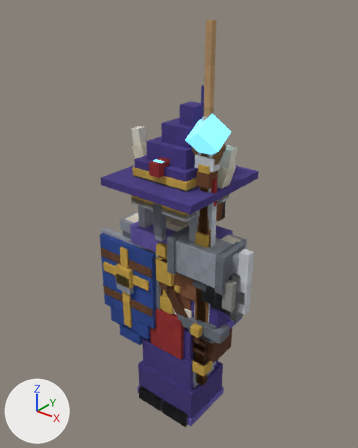
What one commit did to the glTF model assets/equipment/dryad_equipment.glb.
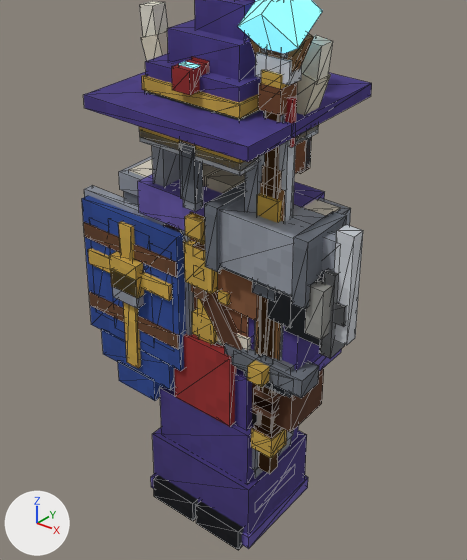
Each version is shown whole from a 50 mm camera at (1.7, -2.14, 2.71) aimed at (-0.04, 0.03, 1.37), then close up on the part from 15% to 87% of the width and 28% to 97% of the height. The lights are fixed; the arrows at lower left show +X, +Y and +Z. The last two pictures show the newer version. The close-ups show mesh edges as thin lines. Where no turn or scale is listed for an object, it has been applied to the vertices.

Names of what the first close-up shows: 'ArmR__shield_iron', 'HandL__axe', 'HandL__staff', 'HandL__sword_iron', 'HandL__war_hammer', 'Head__horned_helmet', 'Head__iron_helmet', 'Head__mage_hat', 'Root__mage_robe', 'Torso__iron_armor', 'Torso__mage_robe', 'Torso__manteau_laine' and 18 more.
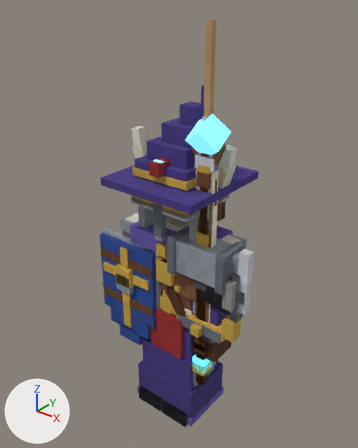
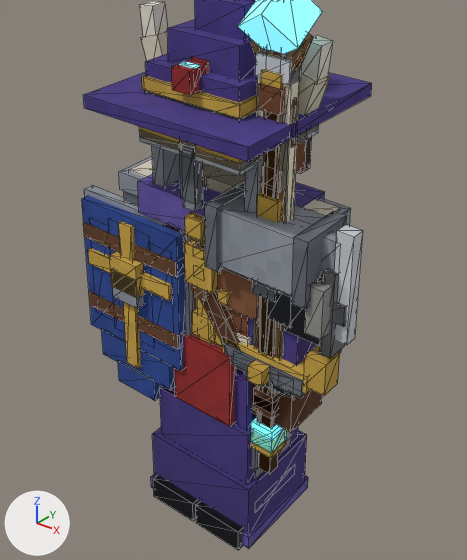
Patch to the scene script:
```diff
--- a/assets/equipment/dryad_equipment.glb.py
+++ b/assets/equipment/dryad_equipment.glb.py
@@ mat_mat_f4ecd0 @@
+mat_mat_f4ecd0 = bpy.data.materials.new('mat_f4ecd0')
+# colours: pale yellow #f4ecd0
+# uses the picture img_voxel_grain_png
@@ mat_mat_ffe8a0 @@
+mat_mat_ffe8a0 = bpy.data.materials.new('mat_ffe8a0')
+# colours: yellow #ffe8a0
+# uses the picture img_voxel_grain_png
@@ mat_glow_6ad8ff @@
+mat_glow_6ad8ff = bpy.data.materials.new('glow_6ad8ff')
+# colours: cyan #6ad8ff
+# uses the picture img_voxel_grain_png
@@ mat_mat_5a3a24 @@
+mat_mat_5a3a24 = bpy.data.materials.new('mat_5a3a24')
+# colours: brown #5a3a24
+# uses the picture img_voxel_grain_png
@@ me_handl__lame_aube_mesh @@
+me_handl__lame_aube_mesh.from_pydata(...)  # a box spanning x -0.03..0.03, y -0.03..0.03, z -0.1..0.15, material slot 0; a box spanning x -0.045..0.045, y -0.045..0.045, z -0.175..-0.085, material slot 1; a box spanning x -0.175..0.175, y -0.045..0.045, z 0.145..0.215, material slot 2; a box spanning x -0.24..-0.16, y -0.04..0.04, z 0.17..0.29, material slot 2; a box spanning x 0.16..0.24, y -0.04..0.04, z 0.17..0.29, material slot 2; a box spanning x -0.06..0.06, y -0.02..0.02, z 0.225..1.225, material slot 3; a box spanning x -0.04..0.04, y -0.02..0.02, z 1.22..1.32, material slot 3; a box spanning x -0.03..0.03, y -0.022..0.022, z 0.225..1.225, material slot 4
+me_handl__lame_aube_mesh.materials.append(mat_mat_5a3a24)
+me_handl__lame_aube_mesh.materials.append(mat_glow_6ad8ff)
+me_handl__lame_aube_mesh.materials.append(mat_mat_d8b04a)
+me_handl__lame_aube_mesh.materials.append(mat_mat_f4ecd0)
+me_handl__lame_aube_mesh.materials.append(mat_mat_ffe8a0)
@@ ob_handl__lame_aube @@
+ob_handl__lame_aube = bpy.data.objects.new('HandL__lame_aube', me_handl__lame_aube_mesh)
+ob_handl__lame_aube.location = (0.261, -0.105, 0.655)
```

Boxes [x1, y1, x2, y2] around the edits, measured in the close-ups (467 x 560 px):
'HandL__lame_aube', added: after [208, 53, 340, 453]
    faces in mat_mat_d8b04a: [208, 316, 340, 396]
    faces in mat_mat_f4ecd0: [253, 53, 300, 357]
    faces in mat_glow_6ad8ff: [251, 417, 287, 453]
